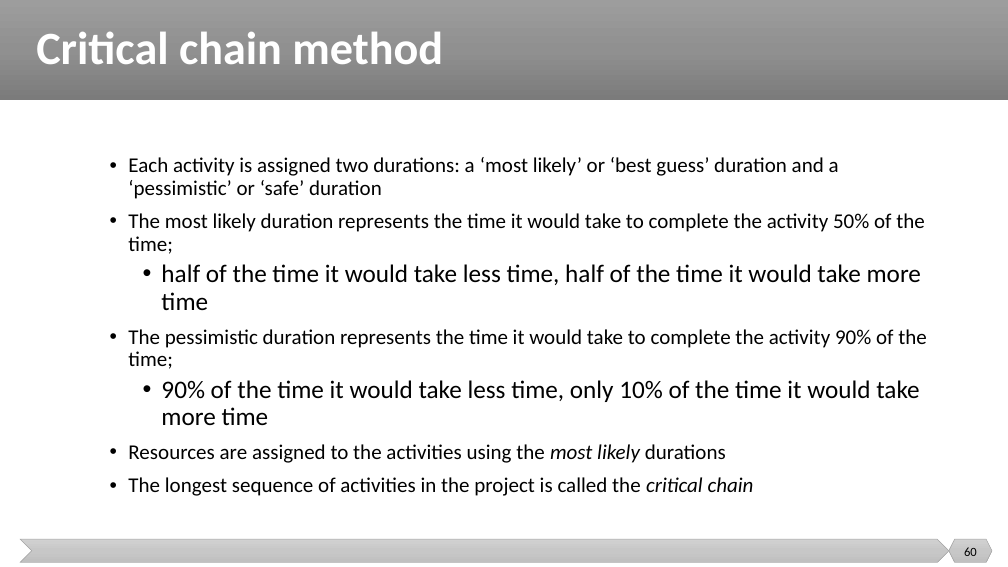
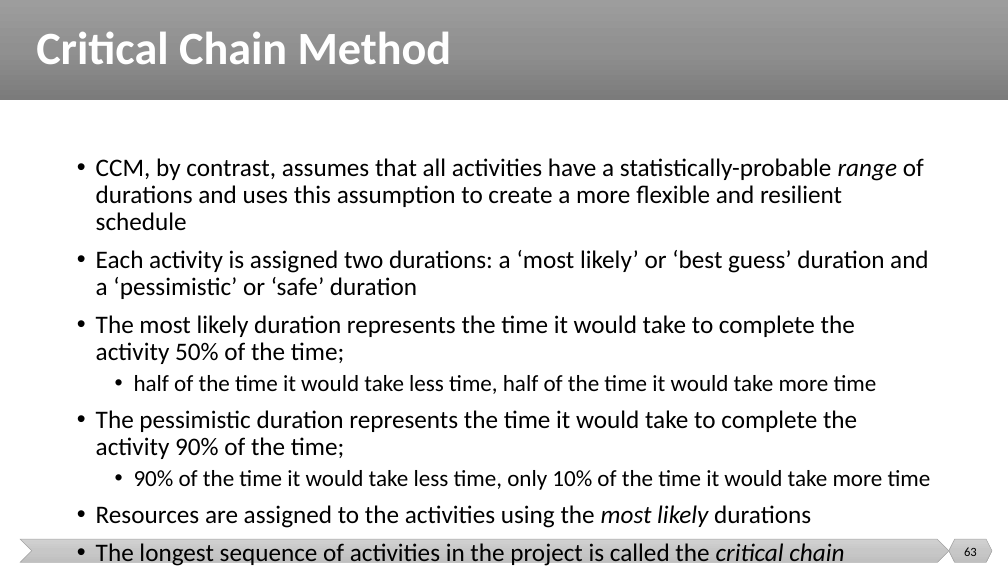
Before and after one commit to malenezi/malenezi, a slide deck: slide 63 of SE423/Lectures/6-Planning/Scheduling and Tracking.pptx (slide 60 before the commit). Drawn at 1008x567 pixels with LibreOffice and Linux fonts; fonts in the diff are those of the drawing. Boxes give left, top, right and bottom in pixels: in the first picture for what was removed or moved away, otherwise in the second. Text is boxed around its words. In the diff, an @@ line names an element or a change of style, - is before the commit and + after.

```diff
--- a/SE423/Lectures/6-Planning/Scheduling and Tracking.pptx
+++ b/SE423/Lectures/6-Planning/Scheduling and Tracking.pptx
@@ title at [36, 31, 452, 64]: text changed @@
-Critical chain method
+Critical Chain Method
@@ text at [96, 158, 924, 231]: paragraph added @@
+• CCM, by contrast, assumes that all activities have a statistically-probable range of durations and uses this assumption to create a more ﬂexible and resilient schedule
@@ text at [96, 250, 931, 567]: size 20 to 24 pt in "Each activity is assigned two durations: a ...", "The most likely duration represents the time ...", "The pessimistic duration represents the time it ...", "Resources are assigned to the activities using ..." and 1 more places; size 24 to 22 pt in "half of the time it would take ...", "90% of the time it would take ..."; indent changed @@
@@ page number at [964, 547, 977, 556]: text changed @@
-60
+63
```
Also in this commit, not shown: 26 other slides changed, 2 slides added, 5 slides removed.
